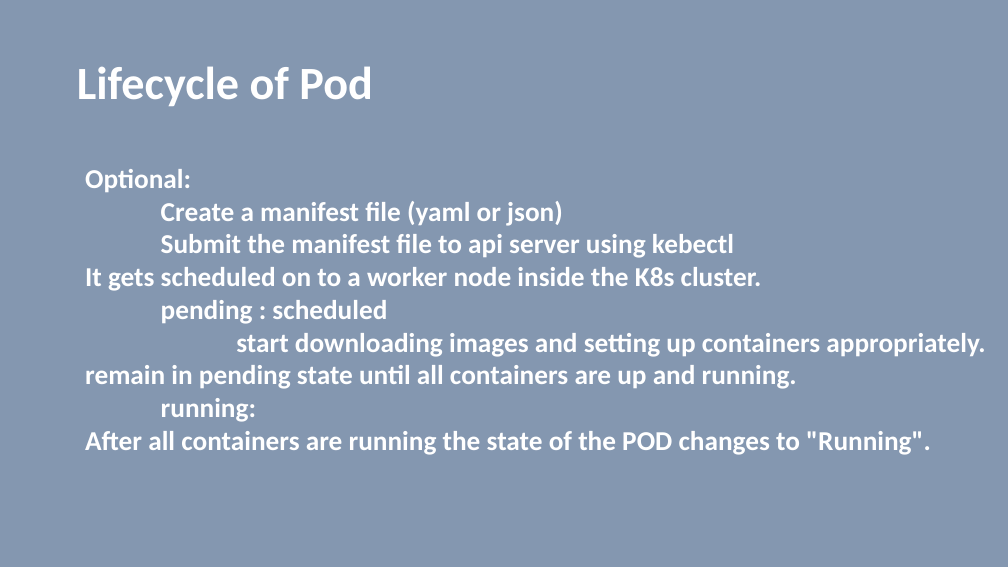
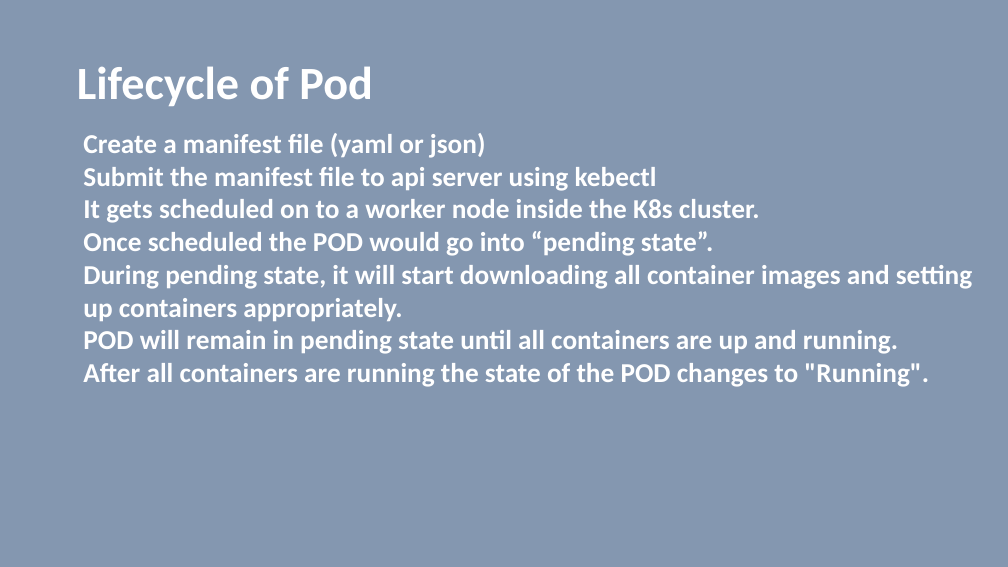
Before and after one commit to vilasvarghese/docker-k8s, a slide deck: slide 38 of notes/day4/4thDay.pptx (slide 40 before the commit). Drawn at 1008x567 pixels with LibreOffice and Linux fonts; fonts in the diff are those of the drawing. Boxes give left, top, right and bottom in pixels: in the first picture for what was removed or moved away, otherwise in the second. Text is boxed around its words. In the diff, an @@ line names an element or a change of style, - is before the commit and + after.

```diff
--- a/notes/day4/4thDay.pptx
+++ b/notes/day4/4thDay.pptx
@@ text "Create a manifest file (yaml ...": place and size @@
-text "Create a manifest file (yaml ..." at (85, 169, 985, 455)
+text "Create a manifest file (yaml ..." at (83, 133, 972, 387)
@@ text at (85, 169, 191, 192): paragraph removed @@
-Optional:
@@ text at (83, 231, 972, 354): text changed @@
-pending : scheduled
-start downloading images and setting up containers appropriately. remain in pending state until all containers are up and running.
-running:
+Once scheduled the POD would go into “pending state”.
+During pending state, it will start downloading all container images and setting up containers appropriately.
+POD will remain in pending state until all containers are up and running.
```
Also in this commit, not shown: 35 other slides changed, 5 slides added, 19 slides removed, 7 other files.
